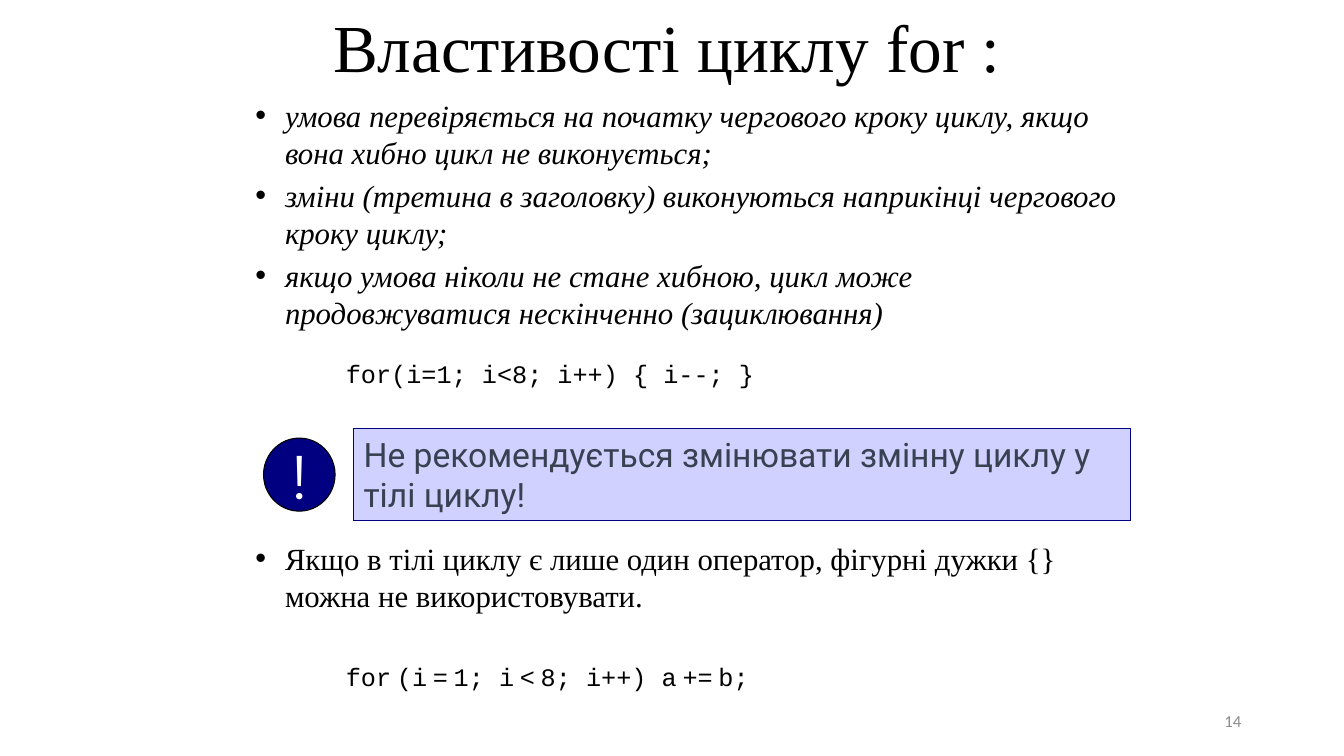
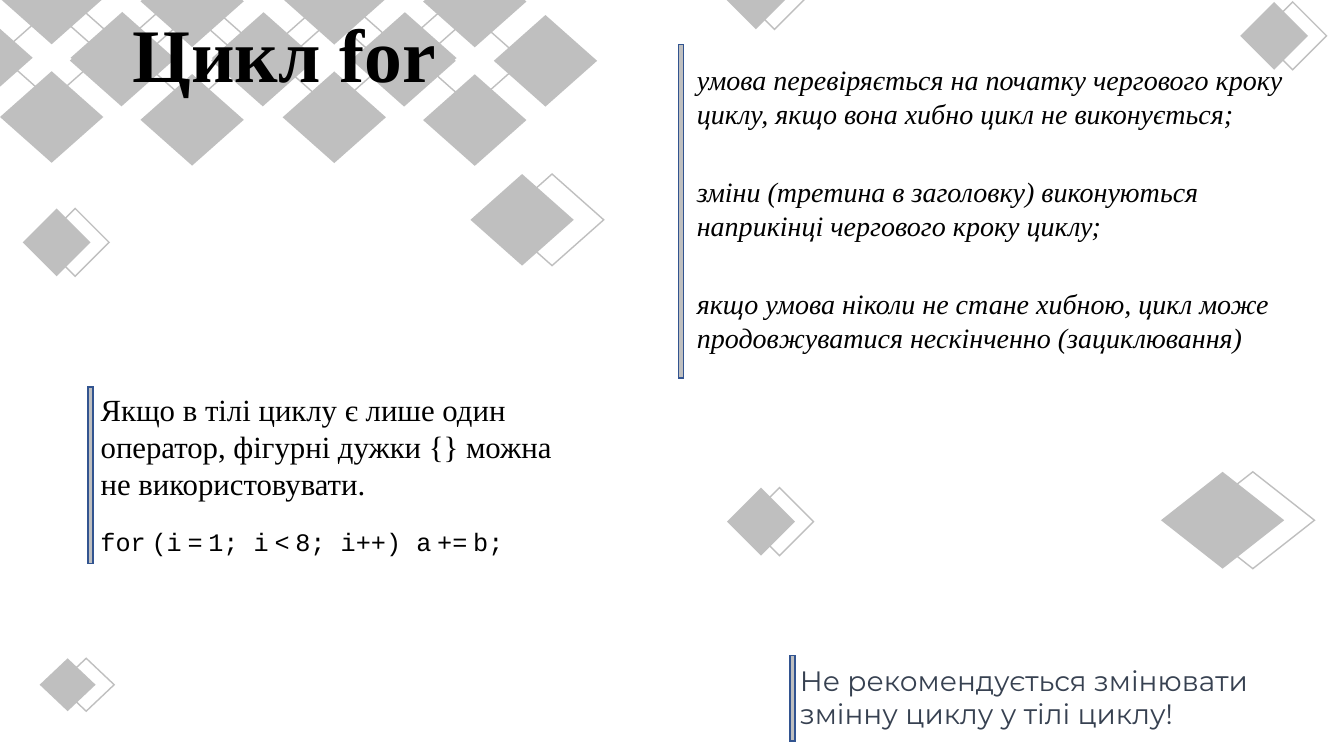
Before and after one commit to arg3ntuum/JavaCourse, a slide deck: slide 13 of Java Урок 4 for while.pptx (slide 14 before the commit). Drawn at 1344x756 pixels with LibreOffice and Linux fonts; fonts in the diff are those of the drawing. Boxes give left, top, right and bottom in pixels: in the first picture for what was removed or moved away, otherwise in the second. Text is boxed around its words. In the diff, an @@ line names an element or a change of style, - is before the commit and + after.

```diff
--- a/Java Урок 4 for while.pptx
+++ b/Java Урок 4 for while.pptx
@@ text added at bbox=[132, 23, 436, 97], 54 pt, text #000000, bold @@
+Цикл for
@@ text removed at bbox=[333, 24, 964, 84] @@
-Властивості циклу for :
@@ rectangle added at bbox=[679, 44, 684, 378], fill #BFBFBF, outline #325491 1 pt @@
@@ text added at bbox=[697, 71, 1283, 353], 20 pt, text #000000, italic @@
+  умова перевіряється на початку чергового кроку циклу, якщо вона хибно цикл не виконується;
+  зміни (третина в заголовку) виконуються наприкінці чергового кроку циклу;
+  якщо умова ніколи не стане хибною, цикл може продовжуватися нескінченно (зациклювання)
@@ text at bbox=[285, 106, 1116, 330]: paragraphs removed @@
-  • умова перевіряється на початку чергового кроку циклу, якщо вона хибно цикл не виконується;
-  • зміни (третина в заголовку) виконуються наприкінці чергового кроку циклу;
-  • якщо умова ніколи не стане хибною, цикл може продовжуватися нескінченно (зациклювання)
@@ text "Якщо в тілі циклу є ...": place and size @@
-text "Якщо в тілі циклу є ..." at bbox=[285, 106, 1116, 613]
+text "Якщо в тілі циклу є ..." at bbox=[101, 400, 551, 501]
@@ text "Якщо в тілі циклу є ..." at bbox=[101, 400, 551, 501]: bullet • to none @@
@@ rectangle added at bbox=[88, 387, 93, 564], fill #BFBFBF, outline #325491 1 pt @@
@@ text removed at bbox=[346, 365, 724, 389] @@
-for(i=1; i<8; i++) { i--; }
@@ ellipse removed at bbox=[263, 439, 335, 512] @@
-!
@@ diamond added at bbox=[727, 488, 795, 556], fill #BFBFBF @@
@@ diamond added at bbox=[746, 488, 814, 556], outline #BFBFBF 1 pt @@
@@ text "for (i = 1; i ...": place and size @@
-text "for (i = 1; i ..." at bbox=[346, 668, 748, 692]
+text "for (i = 1; i ..." at bbox=[100, 533, 503, 557]
@@ group added at bbox=[0, 0, 1327, 711]: 35 diamonds @@
@@ text "Не рекомендується змінювати змінну циклу ...": place and size @@
-text "Не рекомендується змінювати змінну циклу ..." at bbox=[354, 429, 1131, 520]
+text "Не рекомендується змінювати змінну циклу ..." at bbox=[800, 670, 1248, 730]
@@ text "Не рекомендується змінювати змінну циклу ..." at bbox=[800, 670, 1248, 730]: size 24 to 20 pt, font Roboto to Montserrat; less space between paragraphs; fill #D1D1FF to none; outline #000080 1 pt to none @@
@@ rectangle added at bbox=[790, 655, 796, 741], fill #BFBFBF, outline #325491 1 pt @@
@@ page number removed at bbox=[1224, 716, 1241, 727] @@
-14
```
Also in this commit, not shown: 16 other slides changed, 1 slide removed.
